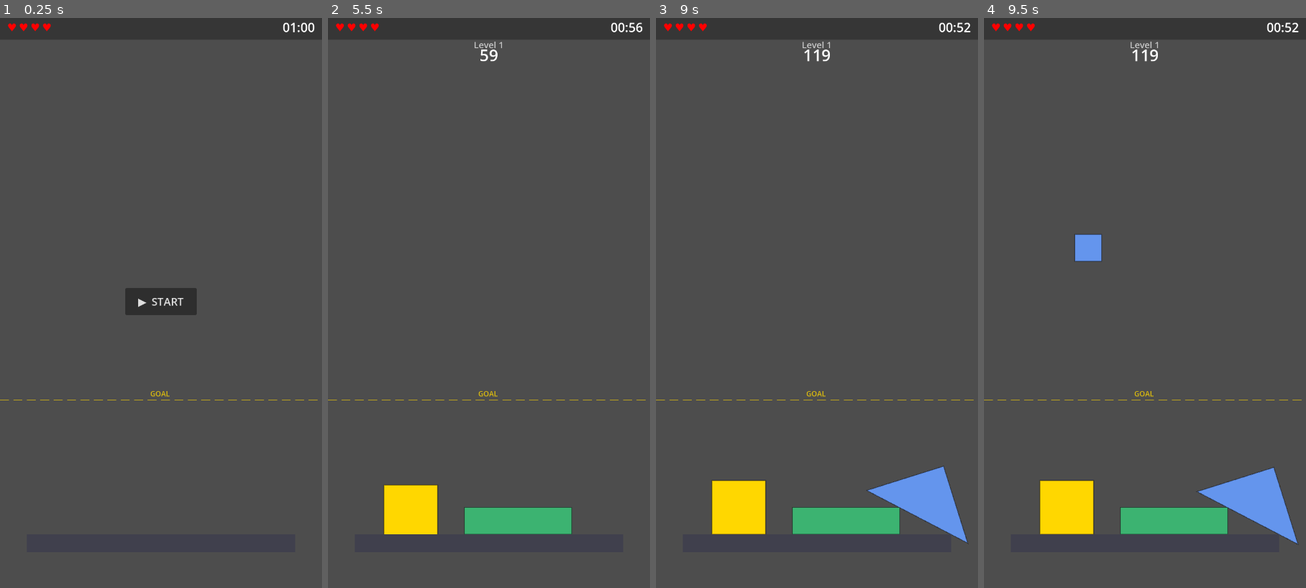
Above: before the commit, frames 1-4 (left to right).
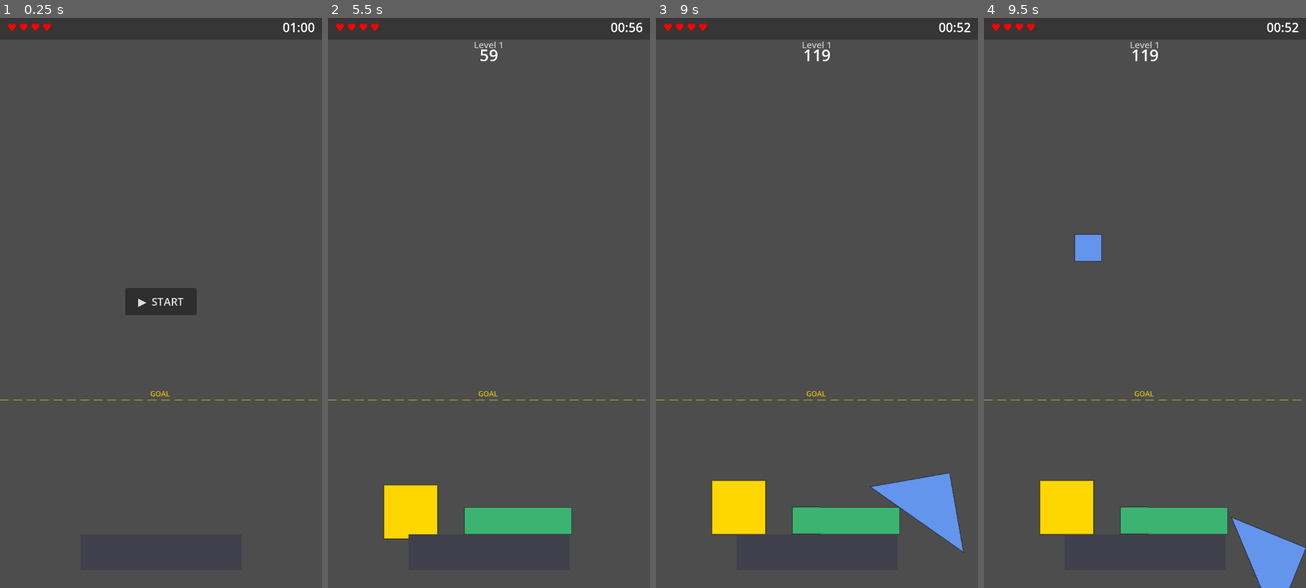
Above: after the commit, the same moments.

Repository: PartlyWhole/ToppleClone
Game: Godot game, scene res://main/main.tscn
Two runs of this game, one before a commit and one after it. Both use one fixed random seed, a clock stepped at 60 frames per second and the inputs below.
Inputs (mouse positions are in pixels of both pictures, inside the frame that each line leads up to):
- Up to frame 1 (0.25 s): no input
- Up to frame 2 (5.5 s): click "▶ START" at 0.5 s; tap Enter at 1.25, 4.35 s; drag from (498, 69) to (521, 177) at 1.27 s; drag from (424, 331) to (472, 417) at 2.02 s; move the mouse to (521, 177) at 2.77 s; tap Ctrl at 2.85 s; click (521, 177) at 2.92 s; drag from (437, 69) to (392, 217) at 3.52 s; move the mouse to (585, 388) at 4.27 s; click (585, 388) at 4.42 s; drag from (392, 217) to (440, 160) at 5.02 s
- Up to frame 3 (9 s): move the mouse to (894, 274) at 5.77 s; hold Q 5.78-6.5 s; click (894, 274) at 5.92 s; tap Space at 6.5 s; drag from (768, 160) to (752, 331) at 6.52 s; tap Enter at 7.25 s; move the mouse to (887, 274) at 7.27 s; tap 5 at 7.35 s; click (887, 274) at 7.42 s; drag from (752, 331) to (800, 417) at 8.02 s; move the mouse to (849, 177) at 8.77 s; tap Alt at 8.85 s; click (849, 177) at 8.92 s
- Up to frame 4 (9.5 s): no input

The runs differ from the first frame. In frame 2, less than 0.1% of the frame differs, in the area x 17-26%, y 90-92%; in frame 3, 0.6%; in frame 4, 3.3%, in the area x 42-100%, y 78-100%.

Commit message:
tweak: narrower and taller base platform (360x80)
Co-Authored-By: Claude Opus 4.6 (1M context) <noreply@anthropic.com>

Diff:
--- a/features/gameplay/scripts/gameplay_controller.gd
+++ b/features/gameplay/scripts/gameplay_controller.gd
@@ -4,8 +4,8 @@
 
 const VIEWPORT_SIZE: Vector2 = Vector2(720, 1280)
 const PLATFORM_SURFACE_Y: float = 1180.0
-const PLATFORM_WIDTH: float = 600.0
-const PLATFORM_HEIGHT: float = 40.0
+const PLATFORM_WIDTH: float = 360.0
+const PLATFORM_HEIGHT: float = 80.0
 const OUT_OF_BOUNDS_MARGIN: float = 300.0
 
 var _target_height: float = 300.0
